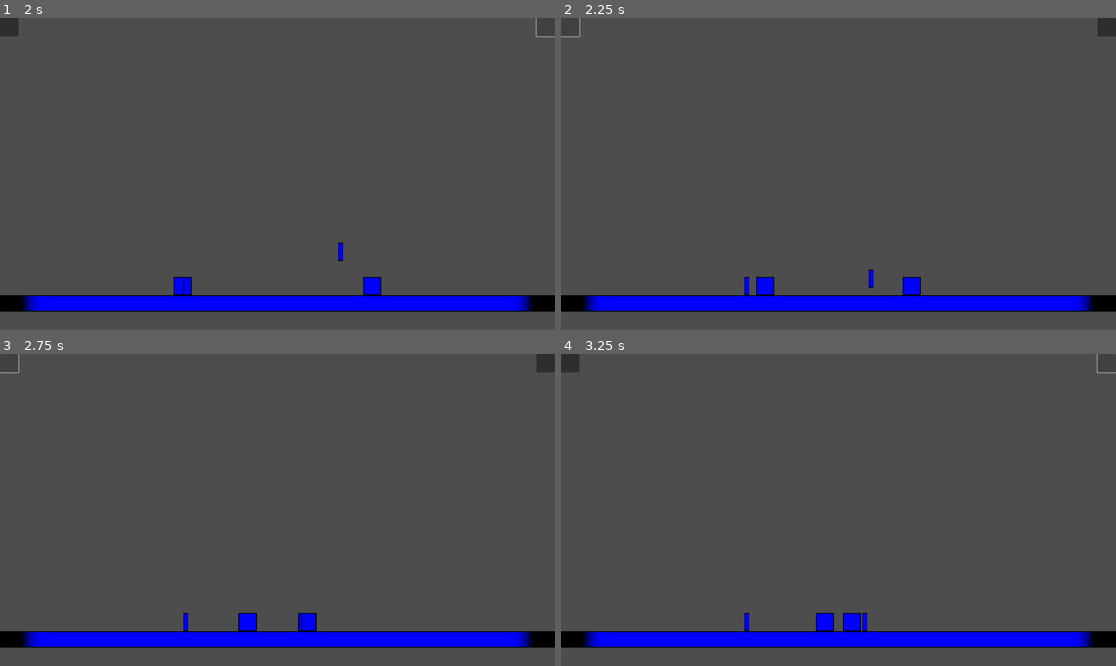
Above: before the commit, frames 1-4 (two rows, left to right).
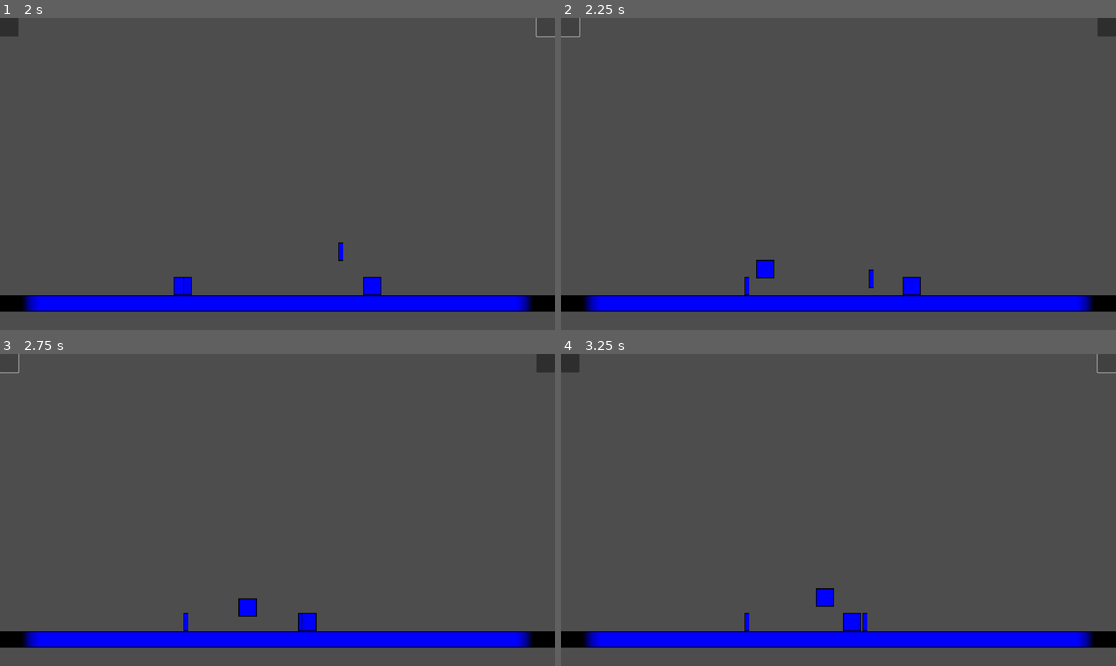
Above: after the commit, the same moments.

Repository: ra314/micro-swords
Game: Godot game, scene res://Main.tscn
Two runs of this game, one before a commit and one after it. Both use one fixed random seed, a clock stepped at 60 frames per second and the inputs below.
Inputs (mouse positions are in pixels of both pictures, inside the frame that each line leads up to):
- Up to frame 1 (2 s): click (11, 27) at 0.5 s; click (543, 27) at 1.25 s
- Up to frame 2 (2.25 s): click (572, 27) at 2 s
- Up to frame 3 (2.75 s): no input
- Up to frame 4 (3.25 s): click (1104, 363) at 2.75 s

Frame 1 is identical in both runs. In frame 2, 0.4% of the frame differs, in the area x 35-39%, y 77-89%; in frame 3, 0.3%; in frame 4, 0.4%, in the area x 45-50%, y 75-89%.

Commit message:
Bug fix to allow jumping.

Diff:
--- a/Sword.gd
+++ b/Sword.gd
@@ -21,7 +21,6 @@
 			velocity.y += gravity * delta
 			move_and_slide()
 	elif state == ENUMS.SWORD_STATE.HELD:
-		print(position, velocity)
 		position += (velocity*delta)
 
 func action(direction: ENUMS.DIRECTION):
--- a/Swordsman.gd
+++ b/Swordsman.gd
@@ -21,8 +21,6 @@
 	# Add the gravity.
 	if not is_on_floor():
 		velocity.y += gravity * delta
-	else:
-		velocity.y = 0
 
 	# Handle switching directions
 	if approx_equal(position.x, 0):
